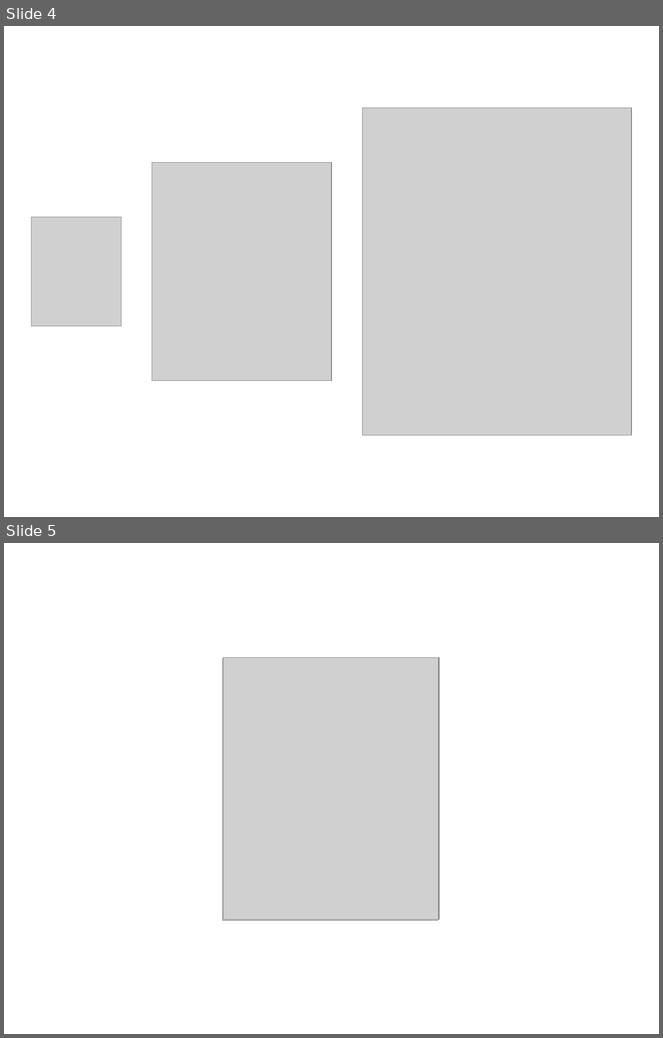
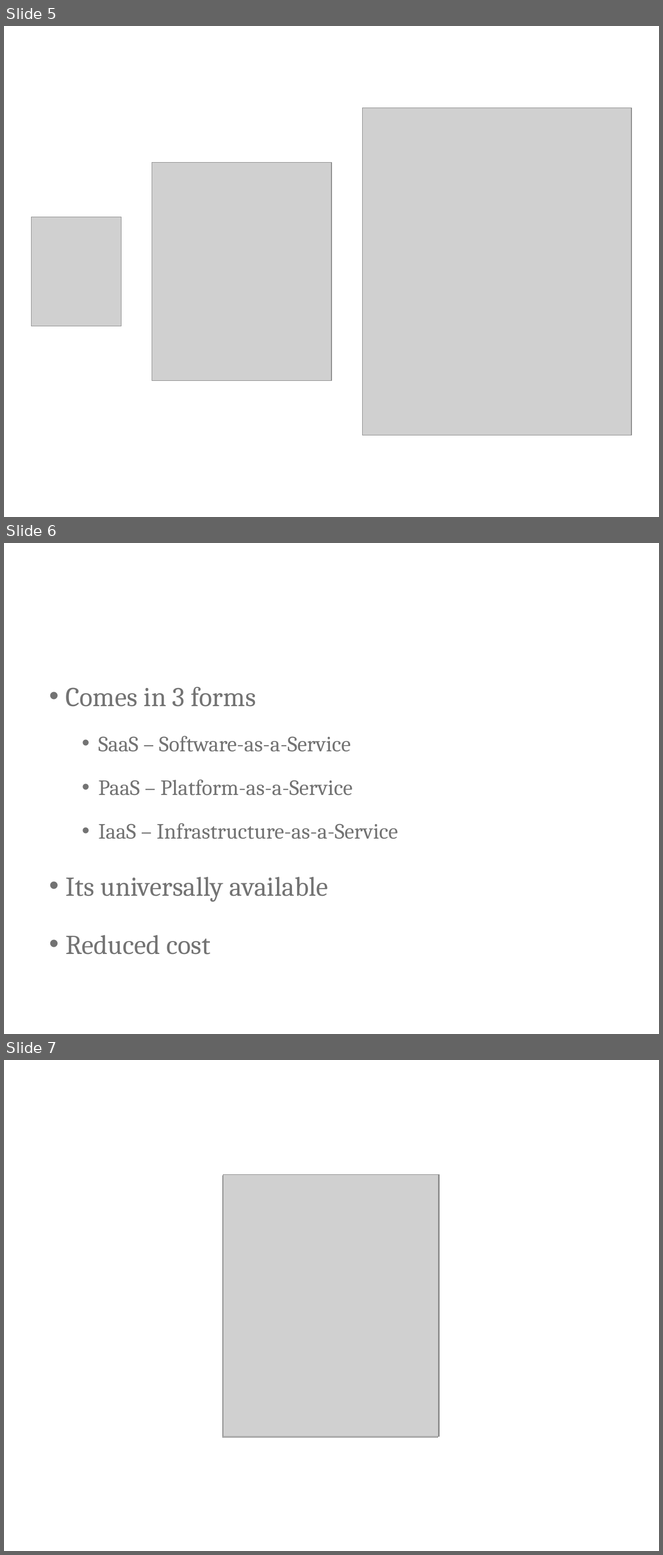
Before and after one commit to ritasker/Presentations-Archive, a slide deck: Current/Azure The Good Parts Web Apps/AzureTheGoodParts-WebApps.pptx. Shown one above the other, each under a label of ours: slides 4 and 5 before the commit, slides 5, 6 and 7 after it. The pictures are 663x1038 and 663x1555 pixels, drawn with LibreOffice and Linux fonts; fonts in the diff are those of the drawing; grey boxes stand for pictures; background and template pictures are left out. Boxes give left, top, right and bottom in pixels: in the first picture for what was removed or moved away, otherwise in the second. Text is boxed around its words. In the diff, an @@ line names an element or a change of style, - is before the commit and + after.

```diff
--- a/Current/Azure The Good Parts Web Apps/AzureTheGoodParts-WebApps.pptx
+++ b/Current/Azure The Good Parts Web Apps/AzureTheGoodParts-WebApps.pptx
@@ slide 6 added at (4,543,659,1034), background picture (left out) @@
@@ text added at (65,687,398,955), 24 pt, text #737373 @@
+• Comes in 3 forms
+  • SaaS – Software-as-a-Service
+  • PaaS – Platform-as-a-Service
+  • IaaS – Infrastructure-as-a-Service
+• Its universally available
+• Reduced cost
@@ what was slide 4 is now slide 5 @@
@@ what was slide 5 is now slide 7 @@
```
Also in this commit, not shown: 1 slide changed, 3 other slides added, 3 slides removed, 2 other files.
